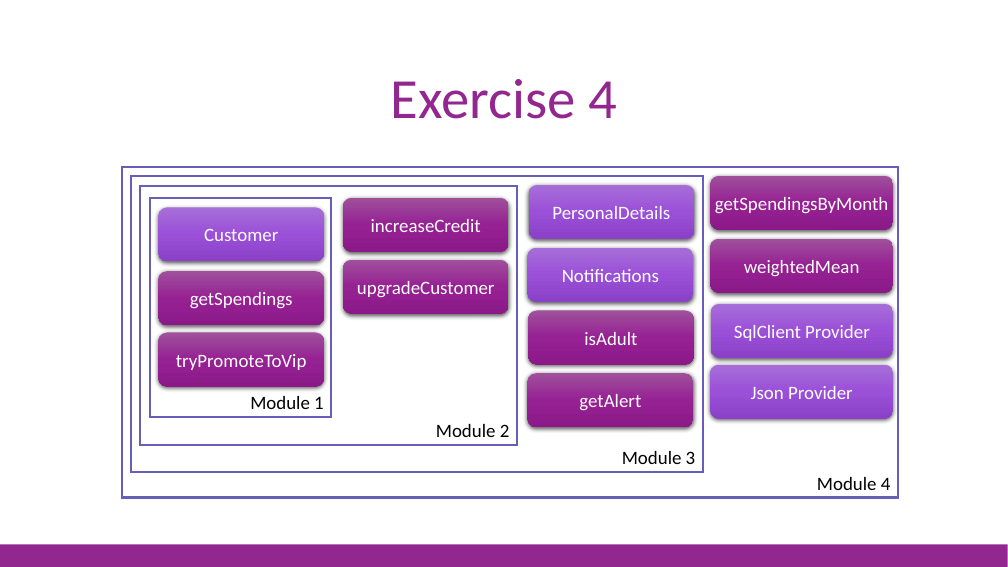
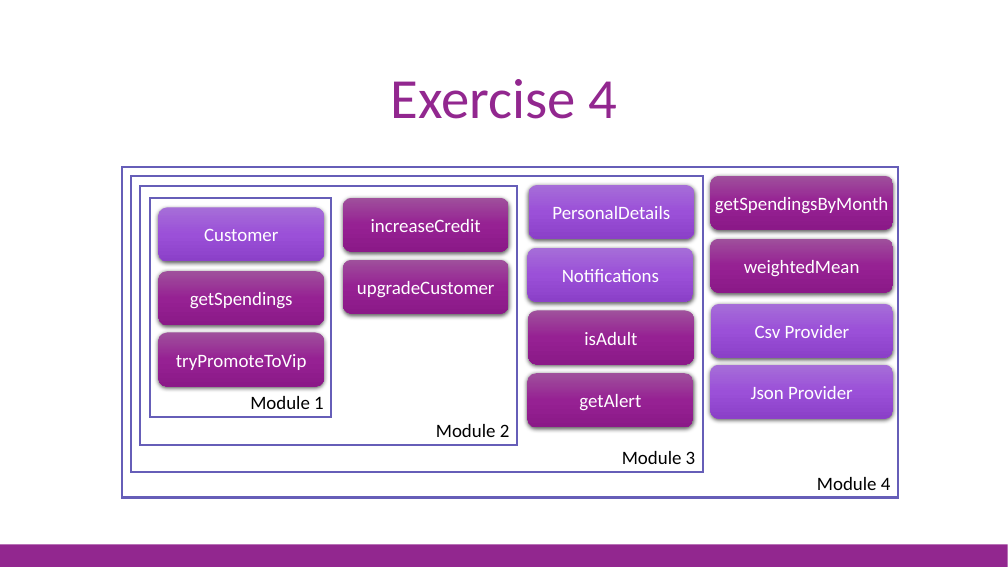
Before and after one commit to jorgef/fsharpworkshop, a slide deck: slide 82 of FSharpWorkshop_Slides.pptx. Drawn at 1008x567 pixels with LibreOffice and Linux fonts; fonts in the diff are those of the drawing. Boxes give left, top, right and bottom in pixels: in the first picture for what was removed or moved away, otherwise in the second. Text is boxed around its words. In the diff, an @@ line names an element or a change of style, - is before the commit and + after.

Commit message:
Removed SqlClient TypeProvider

```diff
--- a/FSharpWorkshop_Slides.pptx
+++ b/FSharpWorkshop_Slides.pptx
@@ text in rounded rectangle at [755,325,850,338]: text changed @@
-SqlClient Provider
+Csv Provider
```
Also in this commit, not shown: 11 other slides changed, 22 other files.
